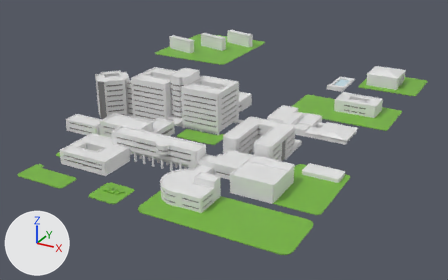
The Blender file blend/kyutech_map.blend as it was, and as the next commit left it.
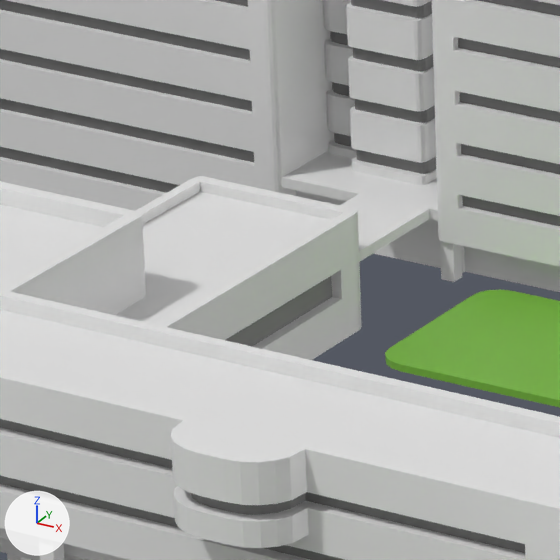
The first picture shows the older version from a camera (50 mm lens) standing at (232.0, -354.0, 177.0) and looking at (8.0, 53.0, -27.0). The close-ups show both versions on the part from 31% to 43% of the width and 36% to 56% of the height of that picture; other places that the commit changed are outside them. The lights are fixed; the arrows at lower left show +X, +Y and +Z. Text is drawn in Blender's own font.

In view in the first close-up: 'キャリア支援室', '共通教育研究棟', '平面.010', '情報基盤センター', '研究棟中央', '研究棟東', '研究棟柱3', '研究棟西', '研究棟通路屋根', '空中廊下'.
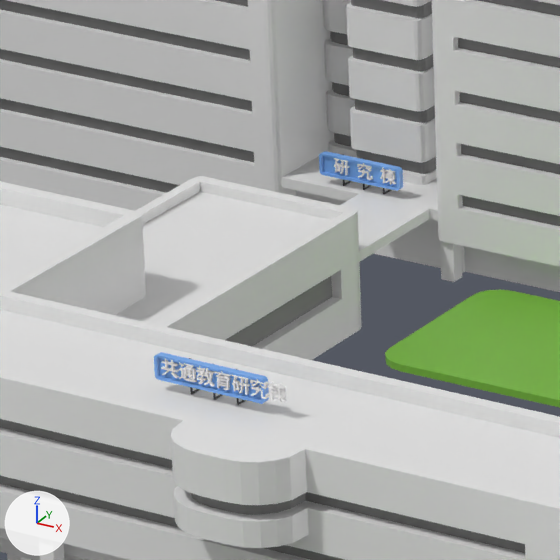
Location of each change, (x1, y1, x2, y2) in pixels of the close-ups (560 x 560 px):
'Cube.001', added (blue)
    after: (154, 352, 269, 404)
'Cube.004', added (blue)
    after: (319, 151, 403, 191)
'テキスト.003', added
    after: (161, 358, 287, 403)
'テキスト.006', added
    after: (334, 158, 396, 185)

The change, as a diff of the scene's bpy script:
```diff
--- a/blend/kyutech_map.blend.py
+++ b/blend/kyutech_map.blend.py
@@ mat_マテリアル_013 @@
+mat_マテリアル_013 = principled_material('マテリアル.013')
+mat_マテリアル_013.base_color = (1.0, 1.0, 1.0)  # white #ffffff
@@ mat_マテリアル_005 @@
+mat_マテリアル_005 = principled_material('マテリアル.005')
+mat_マテリアル_005.base_color = (1.0, 1.0, 1.0)  # white #ffffff
@@ mat_material_008 @@
+mat_material_008 = principled_material('Material.008')
+mat_material_008.base_color = (0.184, 0.413, 0.88)  # blue #77acf1
+mat_material_008.roughness = 0.4
@@ mat_material_004 @@
+mat_material_004 = principled_material('Material.004')
+mat_material_004.base_color = (0.184, 0.413, 0.88)  # blue #77acf1
+mat_material_004.roughness = 0.4
@@ me_cube_011 @@
+me_cube_011.from_pydata(...)  # 120 vertices, 110 faces; spans x -1.49..1.0, y -6.45..1.0, z -1.0..1.0
+me_cube_011.materials.append(mat_material_008)  # blue #77acf1
@@ me_cube_007 @@
+me_cube_007.from_pydata(...)  # 120 vertices, 110 faces; spans x -1.49..1.0, y -7.18..1.7, z -1.0..1.0
+me_cube_007.materials.append(mat_material_004)  # blue #77acf1
@@ txt_テキスト_013 @@
+txt_テキスト_013 = bpy.data.curves.new('テキスト.013', 'FONT')
+txt_テキスト_013.body = '研究棟'
+txt_テキスト_013.materials.append(mat_マテリアル_013)  # white #ffffff
+txt_テキスト_013.extrude = 0.1
+txt_テキスト_013.space_character = 2.0
@@ txt_テキスト_009 @@
+txt_テキスト_009 = bpy.data.curves.new('テキスト.009', 'FONT')
+txt_テキスト_009.body = '共通教育研究棟'
+txt_テキスト_009.materials.append(mat_マテリアル_005)  # white #ffffff
+txt_テキスト_009.extrude = 0.1
@@ ob_テキスト_006 @@
+ob_テキスト_006 = bpy.data.objects.new('テキスト.006', txt_テキスト_013)
+ob_テキスト_006.location = (-8.88, 3.72, 6.73)
+ob_テキスト_006.rotation_euler = (1.571, 0.0, 0.0)  # degrees (90, 0, 0)
+ob_テキスト_006.scale = (1.35, 1.35, 1.35)
@@ ob_テキスト_003 @@
+ob_テキスト_003 = bpy.data.objects.new('テキスト.003', txt_テキスト_009)
+ob_テキスト_003.location = (17.35, -55.6, 18.52)
+ob_テキスト_003.rotation_euler = (1.571, 0.0, 0.0)  # degrees (90, 0, 0)
+ob_テキスト_003.scale = (1.35, 1.35, 1.35)
@@ ob_cube_004 @@
+ob_cube_004 = bpy.data.objects.new('Cube.004', me_cube_011)
+ob_cube_004.location = (-9.18, 3.91, 7.1)
+ob_cube_004.rotation_euler = (0.0, 0.0, -1.571)  # degrees (0, 0, -90)
+ob_cube_004.scale = (-0.2, -0.937, -0.854)
@@ ob_cube_001 @@
+ob_cube_001 = bpy.data.objects.new('Cube.001', me_cube_007)
+ob_cube_001.location = (18.48, -55.42, 18.89)
+ob_cube_001.rotation_euler = (0.0, 0.0, -1.571)  # degrees (0, 0, -90)
+ob_cube_001.scale = (-0.2, -0.94, -0.857)
```
